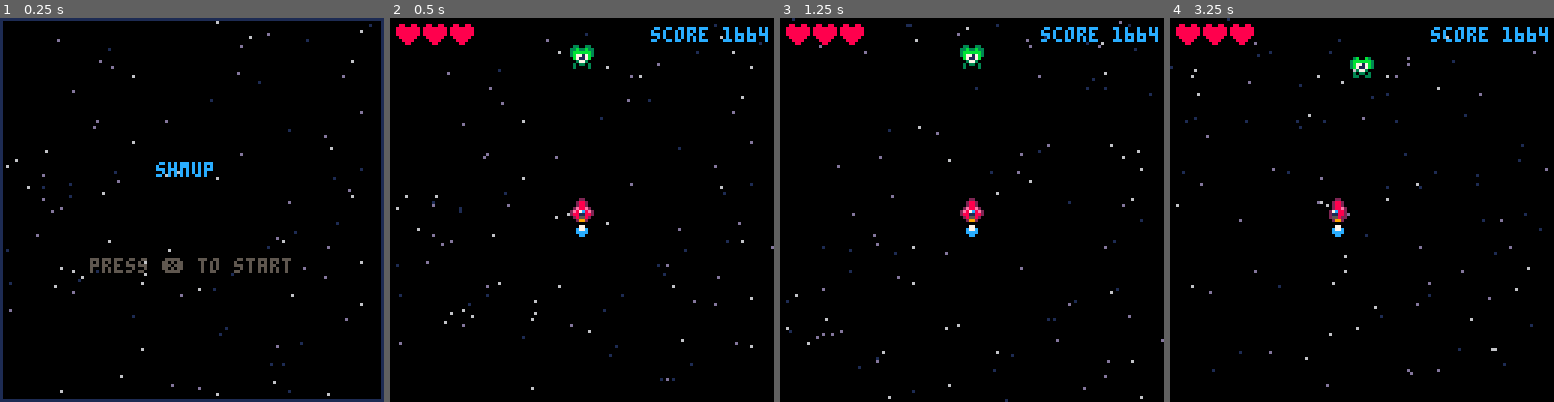
Above: before the commit, frames 1-4 (left to right).
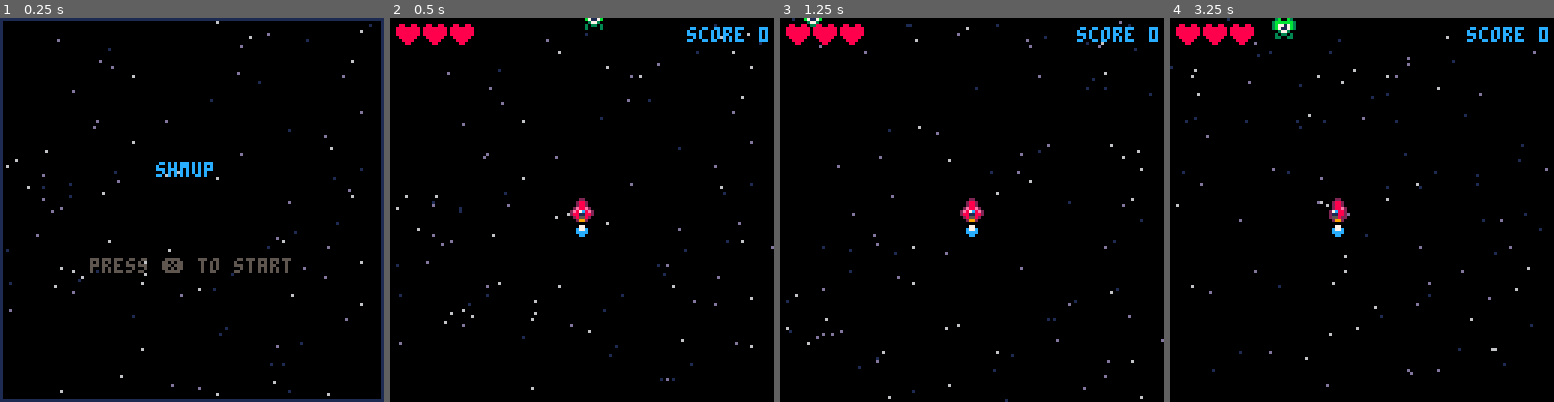
Above: after the commit, the same moments.

Repository: salty-max/shmup
Game: PICO-8 cartridge shmup.p8
Same seed, same stepped clock (60 frames per second), same inputs: the game is played once before the commit and once after it.
Inputs:
- Up to frame 1 (0.25 s): no input
- Up to frame 2 (0.5 s): tap X (X key) at 0.33 s
- Up to frame 3 (1.25 s): tap O (Z key) at 0.7 s; tap X (X key) at 1.07 s
- Up to frame 4 (3.25 s): hold Right 1.6-2.1 s; tap O (Z key) every 0.4 s from 1.7 to 2.9 s; tap X (X key) at 1.85, 2.97 s; hold Up 2.15-2.42 s; hold Right 2.47-3.03 s; hold Left from 3.08 s (still down)

Frame 1 is identical in both runs. In frame 2, 0.8% of the frame differs, in the area x 46-98%, y 0-14%; in frame 3, 0.8%; in frame 4, 0.9%, in the area x 26-98%, y 0-16%.

Commit message:
enemy spawn at random location + hit sound

Diff:
--- a/shmup.p8
+++ b/shmup.p8
@@ -25,19 +27,14 @@
 
 	muzzle = 0
 
-	score = 1664
+	score = 0
 	maxlives = 3
 	lives = 3
 
 	bullets = {}
 	enemies = {}
-	local enemy = {
-		x = 60,
-		y = 5,
-		spr = 21,
-		spd = 1
-	}
-	add(enemies, enemy)
+
+	spawn_enemy()
 end
 
 function _update()
@@ -140,6 +137,15 @@
 	end
 
 	return true
+end
+
+function spawn_enemy()
+	add(enemies, {
+		x = flr(rnd(120)),
+		y = -8,
+		spd = 1,
+	  spr = 21
+	})
 end
 
 -->8
@@ -216,6 +222,19 @@
 		end
 		if enemy.y > 128 then
 			del(enemies, enemy)
+			spawn_enemy()
+		end
+	end
+
+	for enemy in all(enemies) do
+		for bullet in all(bullets) do
+			if collide(bullet ,enemy) then
+				del(bullets, bullet)
+				del(enemies, enemy)
+				spawn_enemy()
+				score += 10
+				sfx(2)
+			end
 		end
 	end
 
@@ -224,16 +243,7 @@
 			sfx(1)
 			del(enemies, enemy)
 			lives -= 1
-		end
-	end
-
-	for enemy in all(enemies) do
-		for bullet in all(bullets) do
-			if collide(bullet ,enemy) then
-				del(bullets, bullet)
-				del(enemies, enemy)
-				score += 10
-			end
+			spawn_enemy()
 		end
 	end
 
Not shown, changed: the sound effects (__sfx__) section of shmup.p8
